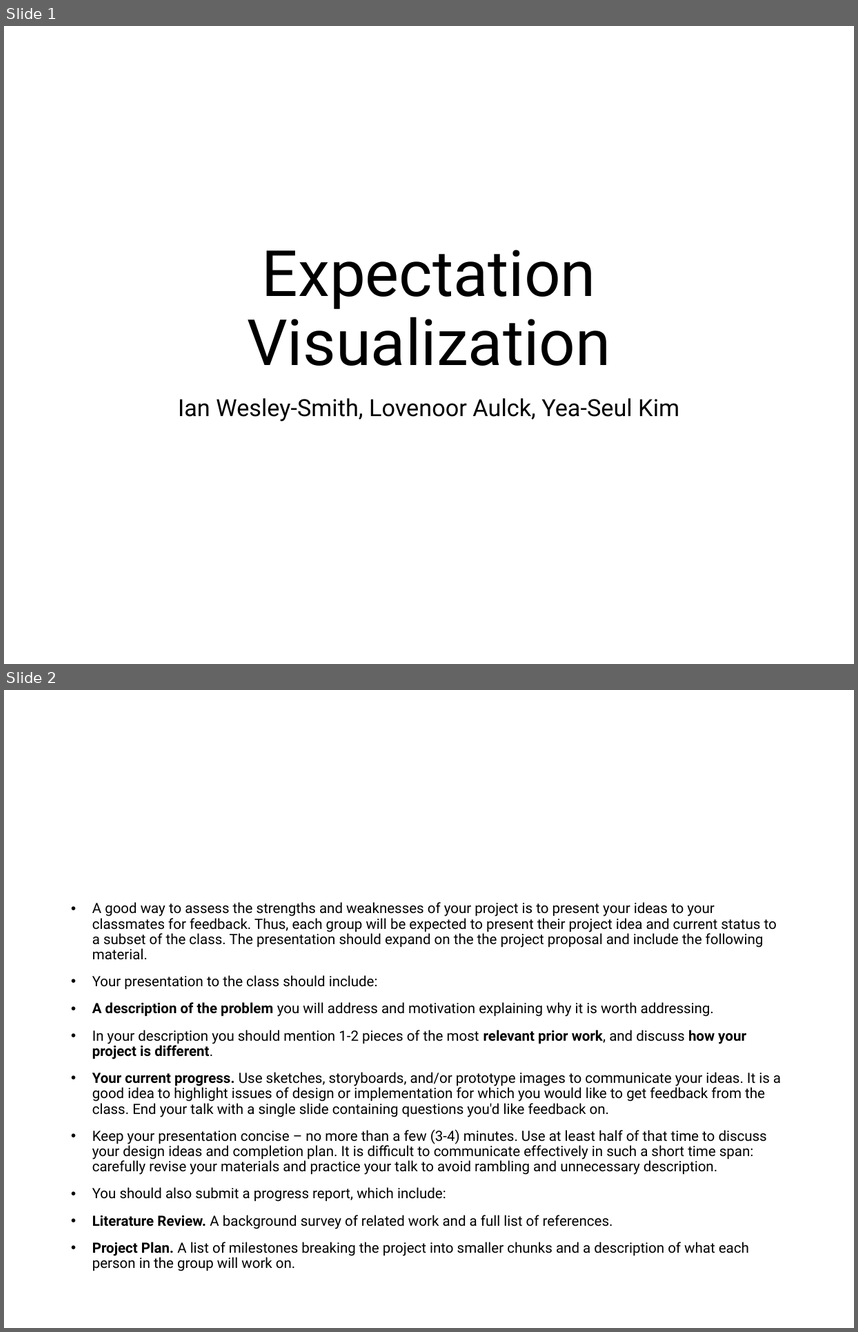
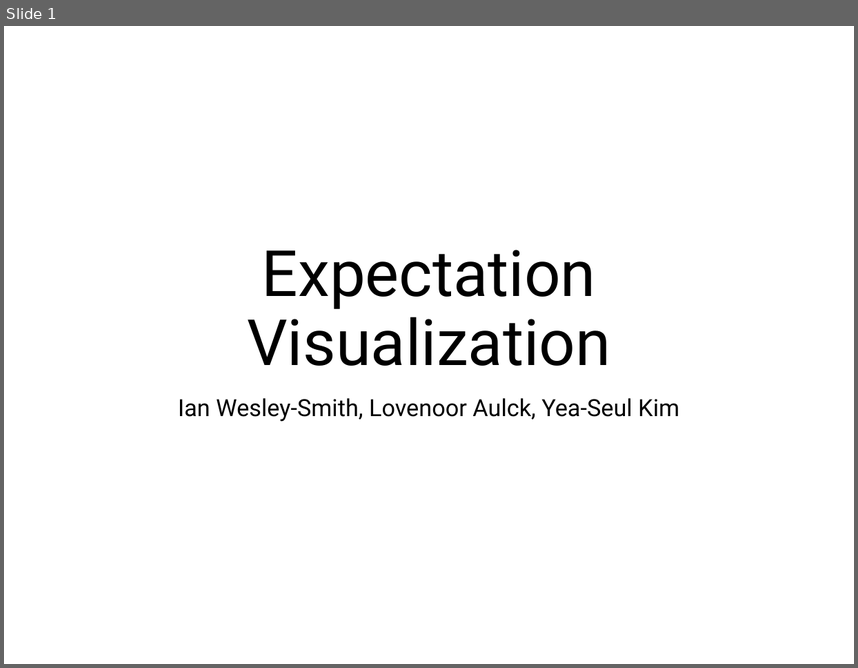
Before and after one commit to iwsmith/cse-512-final-ev, a slide deck: latex/progress/slides-iwsmith-laulck-yeaseul1.pptx. Shown one above the other, each under a label of ours: slides 1 and 2 before the commit, slide 1 after it. The pictures are 858x1332 and 858x668 pixels, drawn with LibreOffice and Linux fonts; fonts in the diff are those of the drawing. Boxes give left, top, right and bottom in pixels: in the first picture for what was removed or moved away, otherwise in the second. Text is boxed around its words. In the diff, an @@ line names an element or a change of style, - is before the commit and + after.

```diff
--- a/latex/progress/slides-iwsmith-laulck-yeaseul1.pptx
+++ b/latex/progress/slides-iwsmith-laulck-yeaseul1.pptx
@@ slide 2 removed at bbox=[4, 690, 854, 1328], background #FFFFFF @@
@@ text removed at bbox=[92, 902, 781, 1229] @@
-• A good way to assess the strengths and weaknesses of your project is to present your ideas to your classmates for feedback. Thus, each group will be expected to present their project idea and current status to a subset of the class. The presentation should expand on the the project proposal and include the following material.
-• Your presentation to the class should include:
-• A description of the problem you will address and motivation explaining why it is worth addressing.
-• In your description you should mention 1-2 pieces of the most relevant prior work, and discuss how your project is different.
-• Your current progress. Use sketches, storyboards, and/or prototype images to communicate your ideas. It is a good idea to highlight issues of design or implementation for which you would like to get feedback from the class. End your talk with a single slide containing questions you'd like feedback on.
-• Keep your presentation concise – no more than a few (3-4) minutes. Use at least half of that time to discuss your design ideas and completion plan. It is difficult to communicate effectively in such a short time span: carefully revise your materials and practice your talk to avoid rambling and unnecessary description.
-• You should also submit a progress report, which include:
-• Literature Review. A background survey of related work and a full list of references.
-• Project Plan. A list of milestones breaking the project into smaller chunks and a description of what each person in the group will work on.
```
Also in this commit, not shown: 2 slides changed, 7 slides added, 3 other slides removed, 2 other files.
